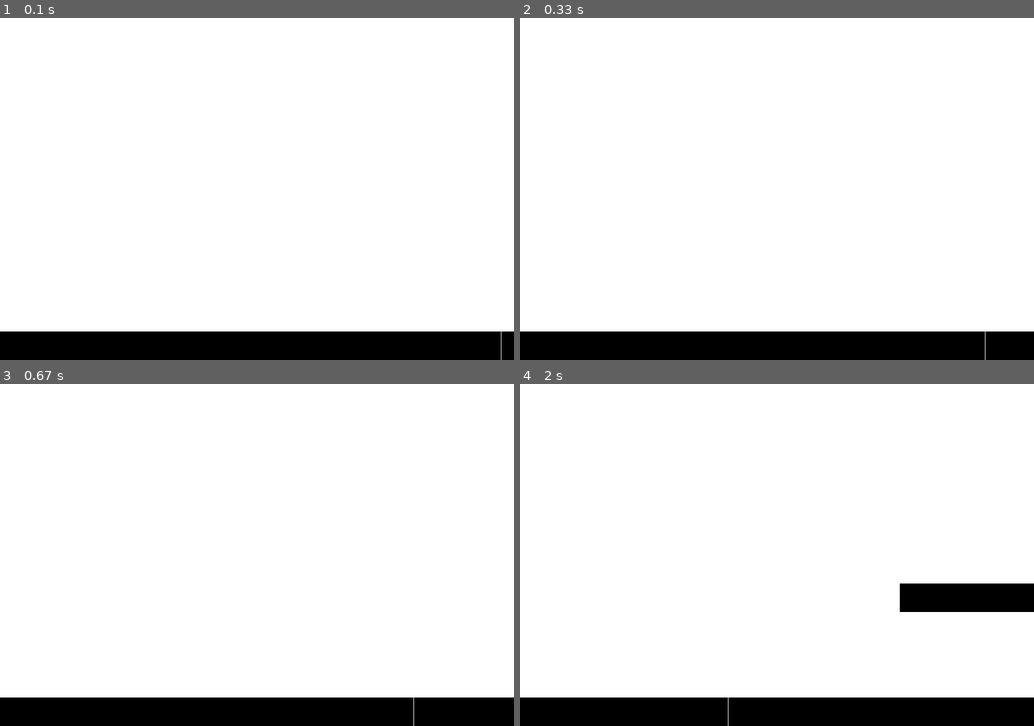
Above: before the commit, frames 1-4 (two rows, left to right).
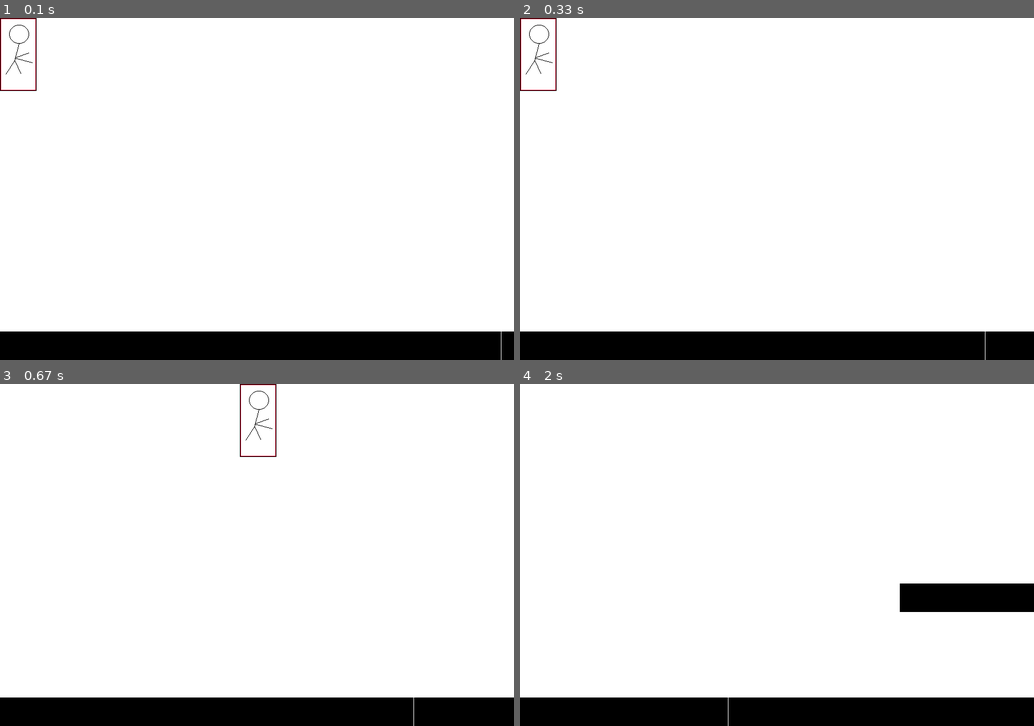
Above: after the commit, the same moments.

Repository: jwlebert/pygame-endless-runner
Game: pygame game, started from main.py
Same seed, same stepped clock (60 frames per second), same inputs: the game is played once before the commit and once after it.
Inputs:
- Up to frame 1 (0.1 s): no input
- Up to frame 2 (0.33 s): no input
- Up to frame 3 (0.67 s): hold D from 0.33 s (still down)
- Up to frame 4 (2 s): release D at 0.8 s; hold D 0.83-1.3 s; hold A 1.33-1.87 s

The runs differ from the first frame. In frame 1, 0.2% of the frame differs, in the area x 0-8%, y 0-22%; in frame 2, 0.2%; in frame 3, 0.2%; in frame 4, nothing differs.

Commit message:
added a basic player class that can do simple horizontal movement

Diff:
--- a/src/Game.py
+++ b/src/Game.py
@@ -1,7 +1,8 @@
 import pygame
+import sys
 
 from src.settings import settings
-# from src.Block import Block
+from src.Player import Player
 from src.mapping.Map import Map
 
 WHITE = (255, 255, 255)
@@ -30,6 +31,9 @@
 		# Map handler initialization
 		self.map = Map(self)
 
+		# Player initialization
+		self.player = Player(self)
+
 	def start(self):
 		"""Starts the game."""
 		self.active = True
@@ -54,6 +58,7 @@
 		self.WIN.fill(WHITE)
 
 		self.map.draw()
+		self.player.update()
 
 		pygame.display.update()
 
@@ -62,4 +67,4 @@
 		for event in events:
 			if event.type == pygame.QUIT:
 				pygame.quit()
-				exit()
+				sys.exit()
--- /dev/null
+++ b/src/Player.py
@@ -0,0 +1,93 @@
+import os
+import pygame
+
+from src.settings import physics as p
+
+class Player(pygame.sprite.Sprite):
+	def __init__(self, game):
+		pygame.sprite.Sprite.__init__(self)
+
+		self.game = game
+
+		# surface initialization
+		texture_name = "temp_player_placeholder"
+		texture_path = os.path.join("assets", texture_name + ".png")
+		self.image = pygame.image.load(texture_path).convert_alpha()
+		self.rect = self.image.get_rect()
+
+		# movement attributes
+		self.velocity = pygame.math.Vector2(0, 0)
+		self.position = pygame.math.Vector2(0, 0)
+		self.direction = pygame.math.Vector2(0, 0)
+
+		self.rect.x, self.rect.y = self.position
+
+	def get_key_input(self):
+		keys = pygame.key.get_pressed()
+		return keys
+
+	def handle_movement(self):
+		keys = self.get_key_input()
+
+		# sets the direction the player is trying to move the character
+		if keys[pygame.K_d]:
+			self.direction.x = 1
+		elif keys[pygame.K_a]:
+			self.direction.x = -1
+		else:
+			self.direction.x = 0
+
+		cur_vel = self.velocity.x
+
+		# either accelerates or decelerates the character depending on the direction
+		if abs(self.direction.x) == 1: # if there is a direction
+			calc_new_vel_x = cur_vel + (p.ACCELERATION.x  * self.direction.x)
+			# ^ calculated new velocity
+			new_x_vel = p.MAX_VEL.x * self.direction.x if abs(calc_new_vel_x) > p.MAX_VEL.x else calc_new_vel_x
+			# ^ ensures new velocity doesn't exceed max velocity
+			self.velocity.x = new_x_vel
+		elif self.direction.x == 0 and self.velocity.x: # still moving, not touching the keys
+			cur_direction = cur_vel / abs(cur_vel)
+			print(cur_direction)
+			calc_new_abs_vel_x = abs(cur_vel) - p.INERTIA.x
+			new_x_vel = 0 if calc_new_abs_vel_x < 0 else calc_new_abs_vel_x * cur_direction
+			self.velocity.x = new_x_vel
+
+		self.position += self.velocity
+		self.rect.x, self.rect.y = self.position
+
+	def draw(self):
+		self.game.WIN.blit(self.image, self.rect)
+
+	def update(self):
+		self.handle_movement()
+
+		self.draw()
+
+
+	# def define_movement_physics(self):
+	# 	# Using a ratio unit ensures that the movement is equivalent across
+	# 	# different sized windows
+	# 	self.ratio_unit = ratio_unit = self.game.WIN.get_size()[0] / 1000
+
+	# def handle_key_input(self, key_input):
+	# 	keys = key_input
+
+	# 	if keys[pygame.K_d]:
+	# 		if self.h_vel <= self.MAX_H_VEL:
+	# 			self.h_vel += self.H_ACC
+	# 	elif keys[pygame.K_a]:
+	# 		if self.h_vel >= (self.MAX_H_VEL * -1):
+	# 			self.h_vel -= self.H_ACC
+	# 	elif h_vel != 0:
+	# 		direction = -1 if self.h_vel > 0 else 1
+	# 		amount = self.H_INERTIA if (abs(self.h_vel) - self.H_INERTIA) > 0 else abs(self.h_vel)
+	# 		self.h_vel += amount * direction
+
+	# def handle_physics(self):
+
+	# 	self.rect.x += self.h_vel
+
+	# 	self.rect.y +=
+
+	# def handle_collision(self):
--- /dev/null
+++ b/src/settings/physics.py
@@ -0,0 +1,15 @@
+import pygame
+
+# Player movement values
+MAX_VEL = pygame.math.Vector2(100, 0)
+# The terminal velocity of the player.
+
+ACCELERATION = pygame.math.Vector2(2, 12)
+# The y acceleration will be high. Basically, when the player jumps,
+# they will have the acceleration value added to their y velocity.
+# Because it'll only be added once, we need a high y acceleration and a
+# comparatively small y deceleration so that we can jump.
+
+INERTIA = pygame.math.Vector2(2.0, 9.8)
+# Don't know if inertia is the right word for this, but basically it's
+# the deceleration rate (x) and the gravity (y)
--- a/src/settings/settings.py
+++ b/src/settings/settings.py
@@ -7,6 +7,8 @@
 SCREEN_WIDTH = 900
 SCREEN_HEIGHT = 600
 SCREEN_DIMENSIONS = (SCREEN_WIDTH, SCREEN_HEIGHT)
+# TODO : ADD SIZE RATIO? SO THAT ALL MOVEMENT IS EQUAL ACROSS SCREEN SIZES
+# (this can be added at the same times as delta time)
 
 # Sidescrolling
 SCROLL_FACTOR = 0.3 # % of screen per second
Binary file added: assets/temp_player_placeholder.png
